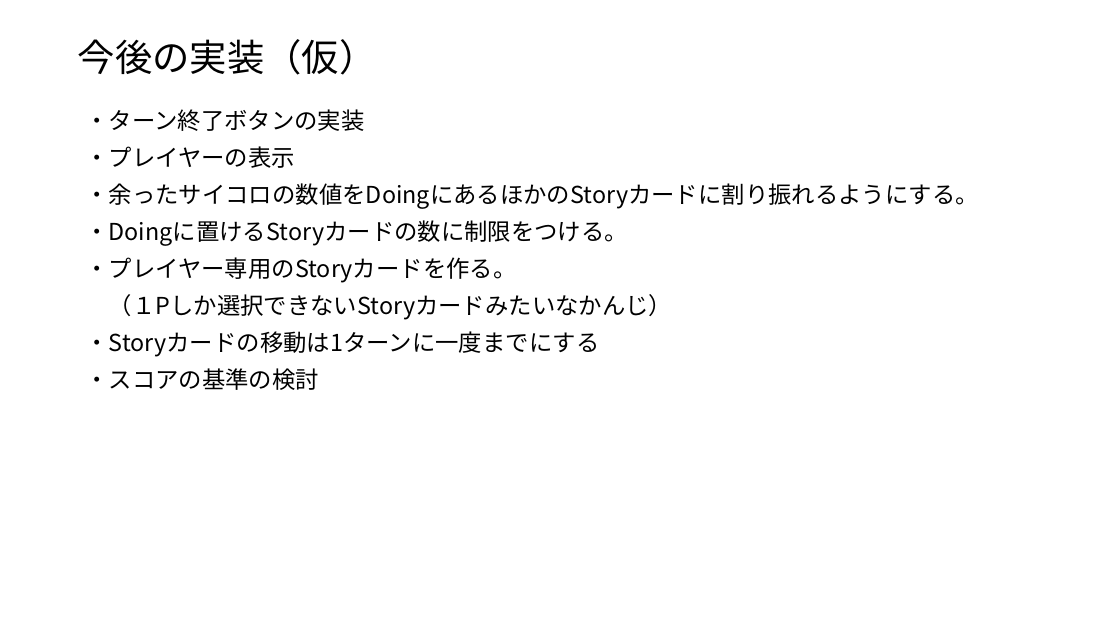
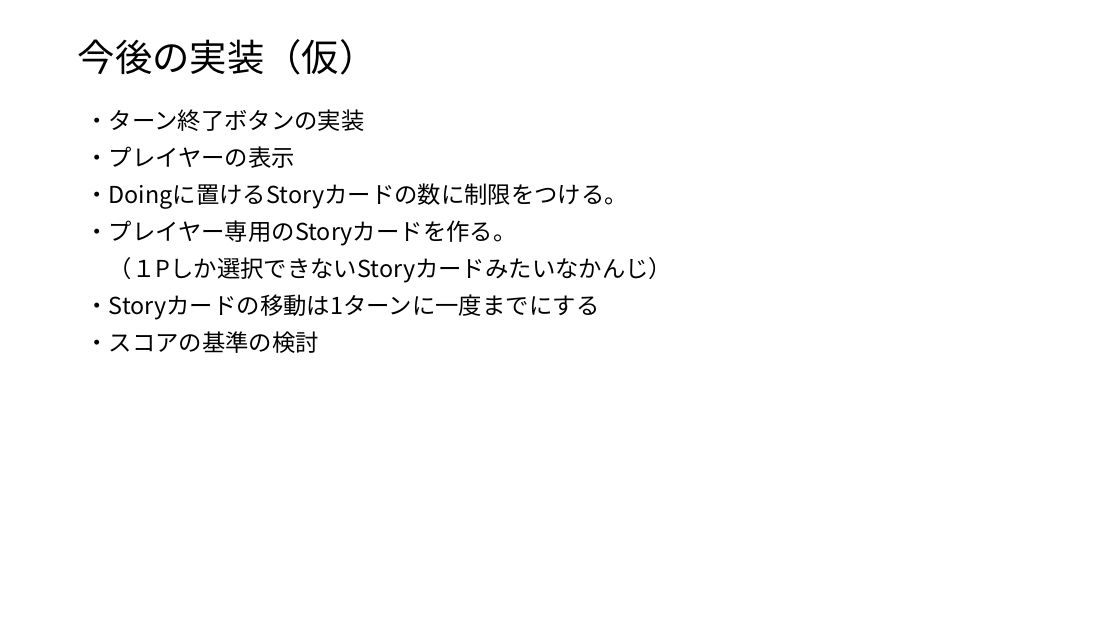
Before and after one commit to igakilab/sotuken_maeda, a slide deck: slide 16 of カンバンゲーム今後の実装.pptx. Drawn at 1120x630 pixels with LibreOffice and Linux fonts; fonts in the diff are those of the drawing. Boxes give left, top, right and bottom in pixels: in the first picture for what was removed or moved away, otherwise in the second. Text is boxed around its words. In the diff, an @@ line names an element or a change of style, - is before the commit and + after.

```diff
--- a/カンバンゲーム今後の実装.pptx
+++ b/カンバンゲーム今後の実装.pptx
@@ text at [85,183,979,209]: paragraph removed @@
-・余ったサイコロの数値をDoingにあるほかのStoryカードに割り振れるようにする。
```
Also in this commit, not shown: 1 other file.
